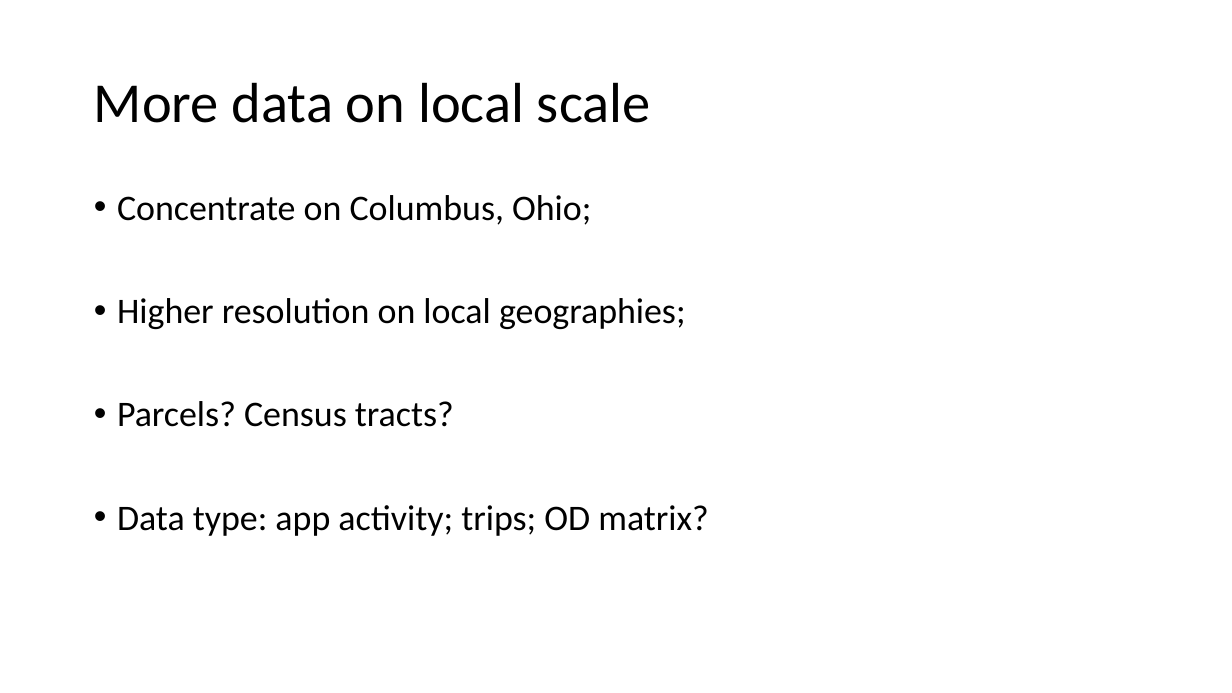
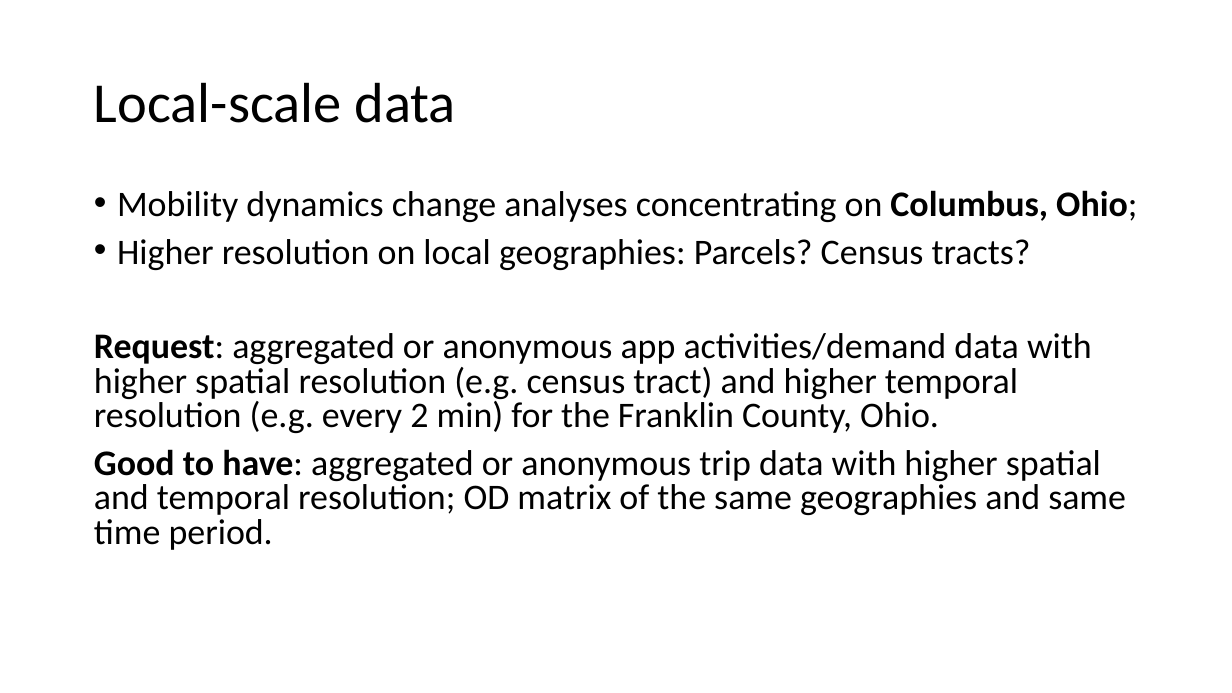
Before and after one commit to luyuliu/COVID-Transit-Demand, a slide deck: slide 12 of doc/pre_results.pptx. Drawn at 1232x693 pixels with LibreOffice and Linux fonts; fonts in the diff are those of the drawing. Boxes give left, top, right and bottom in pixels: in the first picture for what was removed or moved away, otherwise in the second. Text is boxed around its words. In the diff, an @@ line names an element or a change of style, - is before the commit and + after.

```diff
--- a/doc/pre_results.pptx
+++ b/doc/pre_results.pptx
@@ title at (94,82,455,123): text changed @@
-More data on local scale
+Local-scale data
@@ text at (94,190,1137,550): text changed @@
-• Concentrate on Columbus, Ohio;
-• Higher resolution on local geographies;
-• Parcels? Census tracts?
-• Data type: app activity; trips; OD matrix?
+• Mobility dynamics change analyses concentrating on Columbus, Ohio;
+• Higher resolution on local geographies: Parcels? Census tracts?
+Request: aggregated or anonymous app activities/demand data with higher spatial resolution (e.g. census tract) and higher temporal resolution (e.g. every 2 min) for the Franklin County, Ohio.
+Good to have: aggregated or anonymous trip data with higher spatial and temporal resolution; OD matrix of the same geographies and same time period.
```
Also in this commit, not shown: 10 other slides changed, 1 slide added, 1 slide removed, 4 other files.
